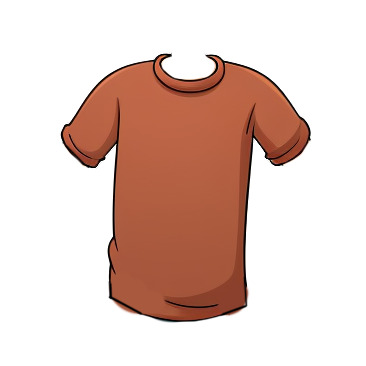
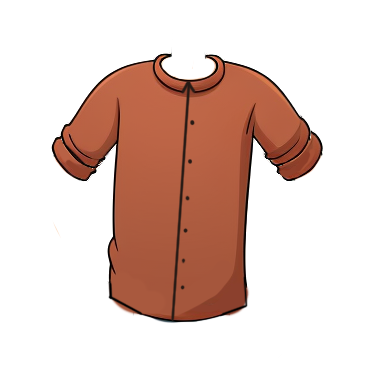
Revision of a layered 366x366 image; what changed, layer by layer:
added group "Group 4" with 4 layers above "Layer 1" over [51, 47, 323, 323]
added layer "Layer 6" in group "Group 4" over [171, 81, 197, 322]
added layer "Layer 5" in group "Group 4" over [149, 119, 234, 317]
added layer "Group 1 copy 3" in group "Group 4" over [52, 47, 311, 323]
added layer "Layer 4" in group "Group 4" over [51, 114, 323, 182]
